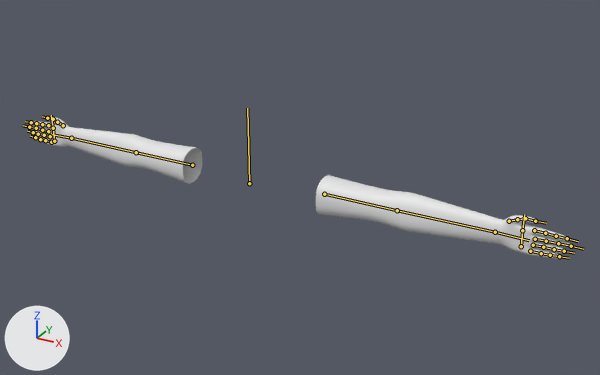
Renders of the FBX model Assets/Meshes/Player/Arms/Arms_2.fbx from each side of a commit.
Both versions are drawn from a camera (50 mm lens) standing at (1.066, -1.857, 0.641) and looking at (0.185, -0.255, -0.159). Arrows for +X, +Y and +Z are at lower left; the lights stay in place. The bones that bend it are drawn over the model as lines.

In view in the first picture: 'Arms.001'.
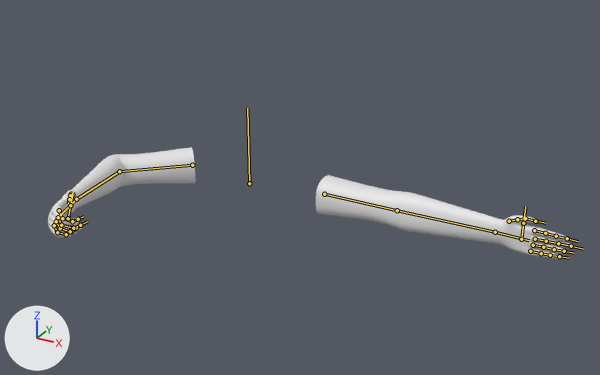
The newer file adds an action. The first version stands in its rest pose; the second is drawn at frame 7 of the action 'Armature|HandVacuumOff'.

What differs and where, as boxes [x1, y1, x2, y2] in the pictures (600 x 375 px):
'Arms.001', posed (21% shorter)
    before: [28, 117, 573, 259]
    after: [48, 147, 573, 259]
bone 'Bicep.R', root to tip
    before: (192, 165) to (136, 152)
    after: (192, 165) to (119, 171)
bone 'Forearm.R', root to tip
    before: (136, 152) to (71, 138)
    after: (119, 171) to (76, 199)
bone 'Wrist.R', root to tip
    before: (71, 138) to (52, 134)
    after: (76, 199) to (59, 216)
bone 'Pinky_1.R', root to tip
    before: (51, 142) to (45, 140)
    after: (54, 225) to (57, 232)
bone 'Pinky_2.R', root to tip
    before: (45, 140) to (40, 139)
    after: (57, 232) to (66, 234)
bone 'Pinky_3.R', root to tip
    before: (40, 139) to (35, 137)
    after: (66, 234) to (71, 231)
bone 'Ring_1.R', root to tip
    before: (50, 136) to (44, 135)
    after: (56, 221) to (60, 228)
bone 'Ring_2.R', root to tip
    before: (44, 135) to (38, 134)
    after: (60, 228) to (70, 231)
bone 'Ring_3.R', root to tip
    before: (38, 134) to (33, 132)
    after: (70, 231) to (76, 228)
bone 'Middle_1.R', root to tip
    before: (48, 131) to (42, 130)
    after: (58, 217) to (61, 225)
bone 'Middle_2.R', root to tip
    before: (42, 130) to (36, 128)
    after: (61, 225) to (73, 228)
bone 'Middle_3.R', root to tip
    before: (36, 128) to (29, 127)
    after: (73, 228) to (80, 225)
bone 'Index_1.R', root to tip
    before: (48, 125) to (42, 124)
    after: (59, 210) to (62, 218)
bone 'Index_2.R', root to tip
    before: (42, 124) to (36, 123)
    after: (62, 218) to (72, 221)
bone 'Index_3.R', root to tip
    before: (36, 123) to (31, 122)
    after: (72, 221) to (78, 219)
bone 'Thumb_1.R', root to tip
    before: (63, 125) to (57, 122)
    after: (72, 194) to (71, 194)

Diff of the bpy script that builds the scene:
```diff
--- a/Assets/Meshes/Player/Arms/Arms_2.fbx.py
+++ b/Assets/Meshes/Player/Arms/Arms_2.fbx.py
@@ bone_bicep_r @@
 bone_bicep_r = bpy.data.objects['Armature'].pose.bones['Bicep.R']  # child of 'Root'
-bone_bicep_r.rotation_quaternion = (1.0, 0.0, 0.0, 0.0)  # degrees (0, 0, 0)
+bone_bicep_r.rotation_quaternion = (0.933, 0.36, -0.001, 0.0)  # degrees (42, 0, 0)
@@ bone_forearm_r @@
 bone_forearm_r = bpy.data.objects['Armature'].pose.bones['Forearm.R']  # child of 'Bicep.R'
-bone_forearm_r.rotation_quaternion = (1.0, 0.0, 0.0, 0.0)  # degrees (0, 0, 0)
+bone_forearm_r.rotation_quaternion = (0.837, 0.504, -0.151, -0.153)  # degrees (63, -6, -24)
@@ bone_wrist_r @@
 bone_wrist_r = bpy.data.objects['Armature'].pose.bones['Wrist.R']  # child of 'Forearm.R'
-bone_wrist_r.rotation_quaternion = (1.0, 0.0, 0.0, 0.0)  # degrees (0, 0, 0)
+bone_wrist_r.rotation_quaternion = (0.993, 0.008, 0.033, 0.117)  # degrees (1, 4, 14)
@@ bone_pinky_1_r @@
 bone_pinky_1_r = bpy.data.objects['Armature'].pose.bones['Pinky_1.R']  # child of 'Wrist.R'
-bone_pinky_1_r.location = (0.0, 0.0, 0.0)
-bone_pinky_1_r.rotation_quaternion = (1.0, 0.0, 0.0, 0.0)  # degrees (0, 0, 0)
+bone_pinky_1_r.location = (0.0, 0.0, -3.0)
+bone_pinky_1_r.rotation_quaternion = (0.899, 0.436, -0.025, 0.03)  # degrees (52, -4, 2)
@@ bone_pinky_2_r @@
 bone_pinky_2_r = bpy.data.objects['Armature'].pose.bones['Pinky_2.R']  # child of 'Pinky_1.R'
-bone_pinky_2_r.rotation_quaternion = (1.0, 0.0, 0.0, 0.0)  # degrees (0, 0, 0)
+bone_pinky_2_r.rotation_quaternion = (0.848, 0.526, -0.062, 0.004)  # degrees (64, -6, -3)
@@ bone_pinky_3_r @@
 bone_pinky_3_r = bpy.data.objects['Armature'].pose.bones['Pinky_3.R']  # child of 'Pinky_2.R'
-bone_pinky_3_r.rotation_quaternion = (1.0, 0.0, 0.0, 0.0)  # degrees (0, 0, 0)
+bone_pinky_3_r.rotation_quaternion = (0.889, 0.457, -0.012, 0.022)  # degrees (54, -2, 2)
@@ bone_ring_1_r @@
 bone_ring_1_r = bpy.data.objects['Armature'].pose.bones['Ring_1.R']  # child of 'Wrist.R'
-bone_ring_1_r.rotation_quaternion = (1.0, 0.0, 0.0, 0.0)  # degrees (0, 0, 0)
+bone_ring_1_r.rotation_quaternion = (0.899, 0.436, -0.025, 0.03)  # degrees (52, -4, 2)
@@ bone_ring_2_r @@
 bone_ring_2_r = bpy.data.objects['Armature'].pose.bones['Ring_2.R']  # child of 'Ring_1.R'
-bone_ring_2_r.rotation_quaternion = (1.0, 0.0, 0.0, 0.0)  # degrees (0, 0, 0)
+bone_ring_2_r.rotation_quaternion = (0.849, 0.525, -0.062, 0.004)  # degrees (64, -6, -3)
@@ bone_ring_3_r @@
 bone_ring_3_r = bpy.data.objects['Armature'].pose.bones['Ring_3.R']  # child of 'Ring_2.R'
-bone_ring_3_r.rotation_quaternion = (1.0, 0.0, 0.0, 0.0)  # degrees (0, 0, 0)
+bone_ring_3_r.rotation_quaternion = (0.889, 0.456, -0.012, 0.022)  # degrees (54, -2, 2)
@@ bone_middle_1_r @@
 bone_middle_1_r = bpy.data.objects['Armature'].pose.bones['Middle_1.R']  # child of 'Wrist.R'
-bone_middle_1_r.location = (0.0, 0.0, 0.0)
-bone_middle_1_r.rotation_quaternion = (1.0, 0.0, 0.0, 0.0)  # degrees (0, 0, 0)
+bone_middle_1_r.location = (0.0, -1.0, 2.0)
+bone_middle_1_r.rotation_quaternion = (0.899, 0.437, -0.025, 0.03)  # degrees (52, -4, 2)
@@ bone_middle_2_r @@
 bone_middle_2_r = bpy.data.objects['Armature'].pose.bones['Middle_2.R']  # child of 'Middle_1.R'
-bone_middle_2_r.rotation_quaternion = (1.0, 0.0, 0.0, 0.0)  # degrees (0, 0, 0)
+bone_middle_2_r.rotation_quaternion = (0.848, 0.527, -0.062, 0.004)  # degrees (64, -6, -3)
@@ bone_middle_3_r @@
 bone_middle_3_r = bpy.data.objects['Armature'].pose.bones['Middle_3.R']  # child of 'Middle_2.R'
-bone_middle_3_r.rotation_quaternion = (1.0, 0.0, 0.0, 0.0)  # degrees (0, 0, 0)
+bone_middle_3_r.rotation_quaternion = (0.89, 0.455, -0.012, 0.022)  # degrees (54, -2, 2)
@@ bone_index_1_r @@
 bone_index_1_r = bpy.data.objects['Armature'].pose.bones['Index_1.R']  # child of 'Wrist.R'
-bone_index_1_r.location = (0.0, 0.0, 0.0)
-bone_index_1_r.rotation_quaternion = (1.0, 0.0, 0.0, 0.0)  # degrees (0, 0, 0)
+bone_index_1_r.location = (0.0, 0.0, 1.0)
+bone_index_1_r.rotation_quaternion = (0.9, 0.435, -0.026, 0.03)  # degrees (52, -4, 2)
@@ bone_index_2_r @@
 bone_index_2_r = bpy.data.objects['Armature'].pose.bones['Index_2.R']  # child of 'Index_1.R'
-bone_index_2_r.rotation_quaternion = (1.0, 0.0, 0.0, 0.0)  # degrees (0, 0, 0)
+bone_index_2_r.rotation_quaternion = (0.837, 0.534, -0.116, 0.009)  # degrees (66, -12, -6)
@@ bone_index_3_r @@
 bone_index_3_r = bpy.data.objects['Armature'].pose.bones['Index_3.R']  # child of 'Index_2.R'
-bone_index_3_r.rotation_quaternion = (1.0, 0.0, 0.0, 0.0)  # degrees (0, 0, 0)
+bone_index_3_r.rotation_quaternion = (0.883, 0.464, -0.031, 0.059)  # degrees (55, -6, 4)
@@ bone_thumb_1_r @@
 bone_thumb_1_r = bpy.data.objects['Armature'].pose.bones['Thumb_1.R']  # child of 'Wrist.R'
-bone_thumb_1_r.rotation_quaternion = (1.0, 0.0, 0.0, 0.0)  # degrees (0, 0, 0)
+bone_thumb_1_r.rotation_quaternion = (0.982, 0.113, 0.095, -0.116)  # degrees (12, 12, -12)
```
